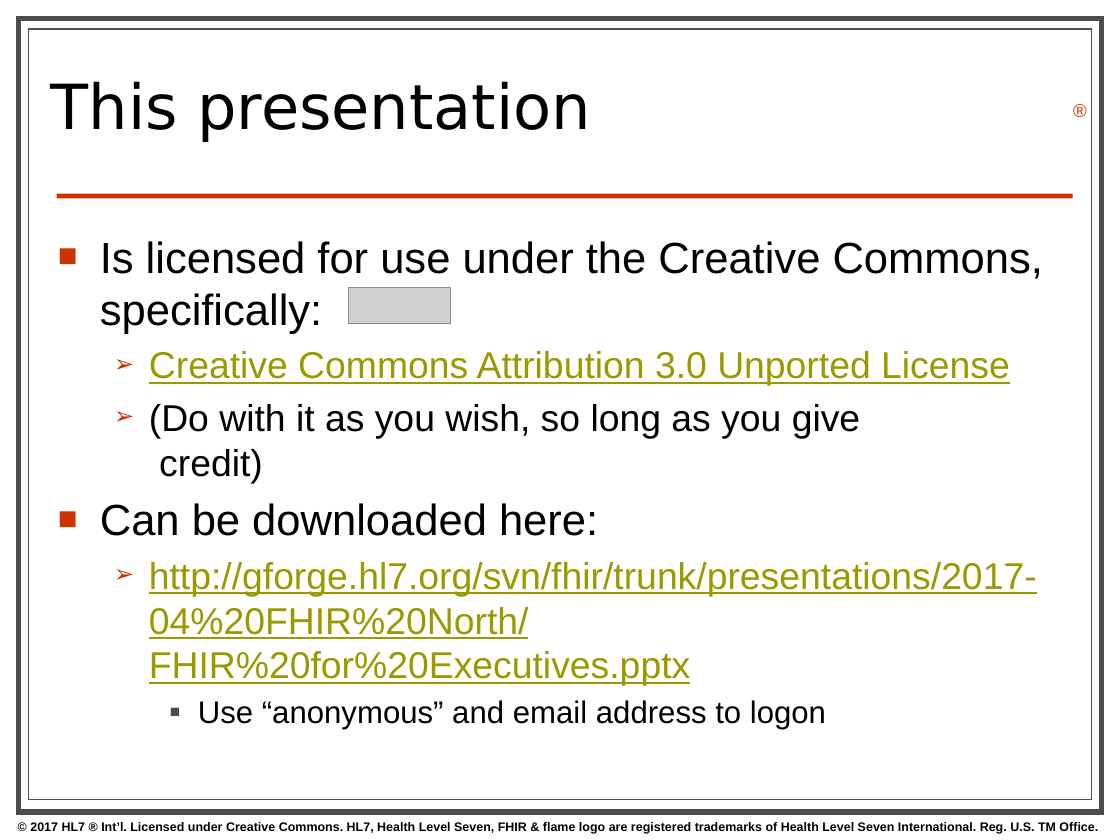
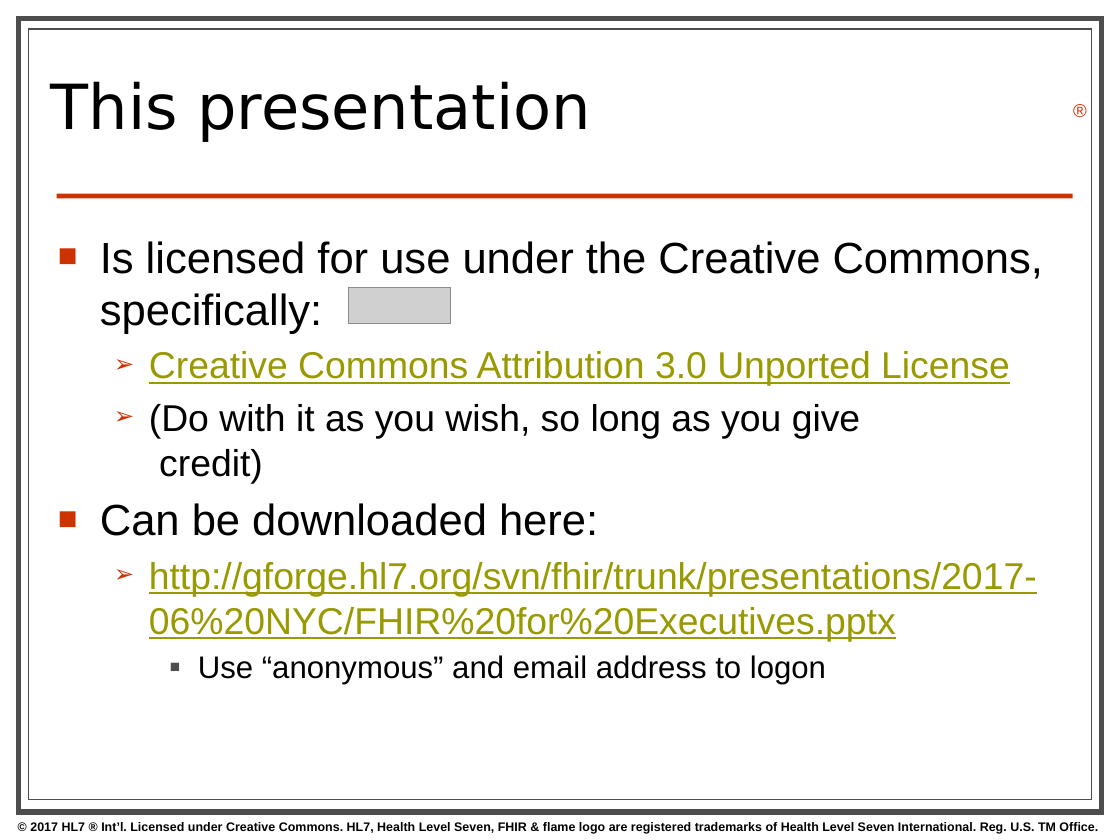
Before and after one commit to FHIR/documents, a slide deck: slide 2 of presentations/2099 Common/FHIR for Executives.pptx. Drawn at 1120x840 pixels with LibreOffice and Linux fonts; fonts in the diff are those of the drawing; grey boxes stand for pictures; background and template pictures are left out. Boxes give left, top, right and bottom in pixels: in the first picture for what was removed or moved away, otherwise in the second. Text is boxed around its words. In the diff, an @@ line names an element or a change of style, - is before the commit and + after.

```diff
--- a/presentations/2099 Common/FHIR for Executives.pptx
+++ b/presentations/2099 Common/FHIR for Executives.pptx
@@ text at (x1=149, y1=562, x2=1037, y2=641): text changed @@
-  ➢ http://gforge.hl7.org/svn/fhir/trunk/presentations/2017-04%20FHIR%20North/FHIR%20for%20Executives.pptx
+  ➢ http://gforge.hl7.org/svn/fhir/trunk/presentations/2017-06%20NYC/FHIR%20for%20Executives.pptx
```
Also in this commit, not shown: 12 other slides changed, 3 other files.
